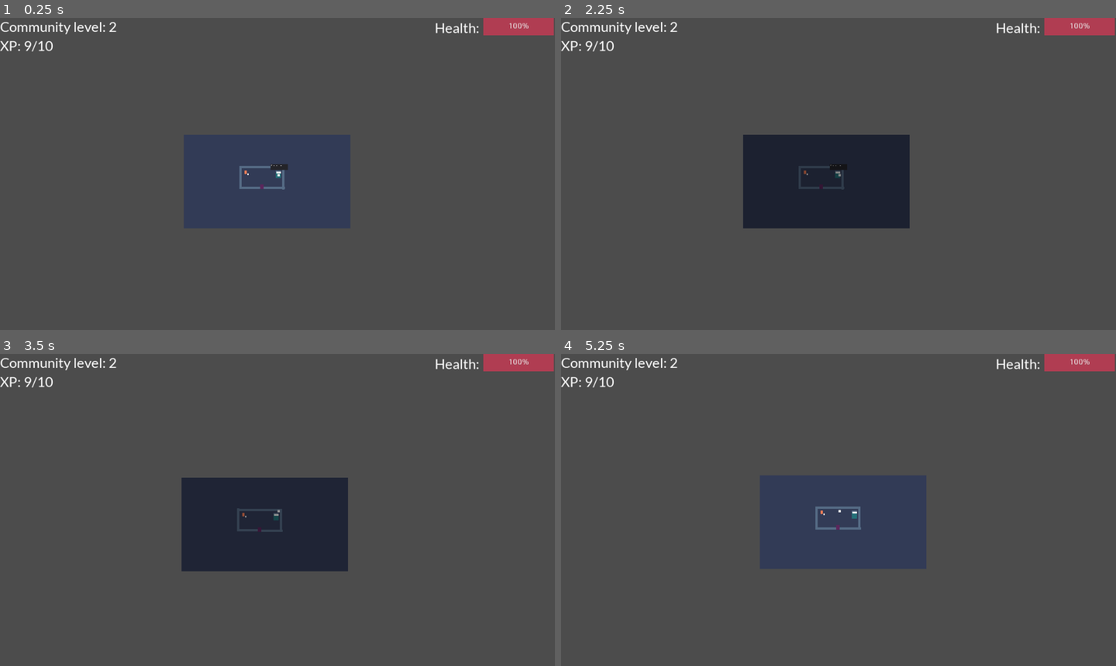
Above: before the commit, frames 1-4 (two rows, left to right).
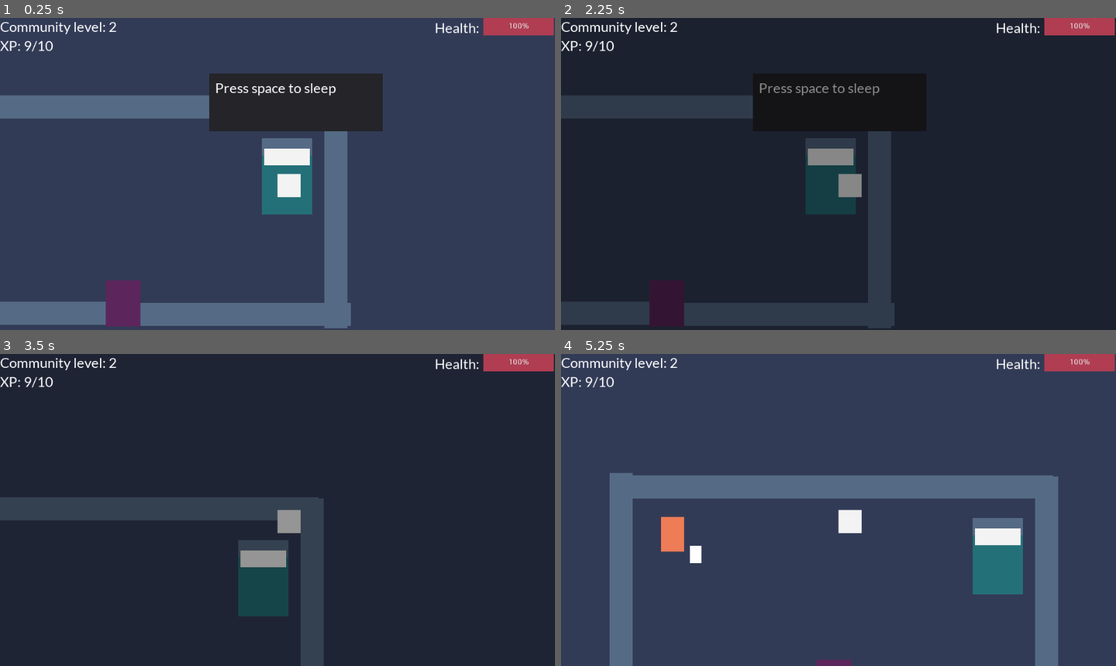
Above: after the commit, the same moments.

Repository: deengames-prototypes/frontier-planet
Game: Godot game, scene res://Main.tscn
Two runs of this game, one before a commit and one after it. Both use one fixed random seed, a clock stepped at 60 frames per second and the inputs below.
Inputs:
- Up to frame 1 (0.25 s): no input
- Up to frame 2 (2.25 s): tap Space at 0.5, 1.25, 2 s; hold Right (ui_right) 0.53-1.28 s; tap Enter (ui_accept) at 0.77, 1.52 s; hold Down (ui_down) 1.28-2.03 s; hold Right (ui_right) from 2.03 s (still down)
- Up to frame 3 (3.5 s): tap Space at 2.75 s; release Right (ui_right) at 2.78 s; hold Up (ui_up) from 2.78 s (still down); tap Enter (ui_accept) at 3.02 s
- Up to frame 4 (5.25 s): release Up (ui_up) at 3.53 s; hold Left (ui_left) 3.53-5.03 s; tap Enter (ui_accept) at 3.77, 4.52 s; hold Down (ui_down) from 5.03 s (still down)

The runs differ from the first frame. In frame 1, 93% of the frame differs, in the area x 0-100%, y 0-100%; in frame 2, 93%; in frame 3, 90%; in frame 4, 92%.

Commit message:
Reset zoom to normal

Diff:
--- a/prototype/Entities/World/MapPlayer.tscn
+++ b/prototype/Entities/World/MapPlayer.tscn
@@ -19,4 +19,4 @@
 
 [node name="Camera2D" type="Camera2D" parent="."]
 current = true
-zoom = Vector2( 10, 10 )
+zoom = Vector2( 1, 1 )
